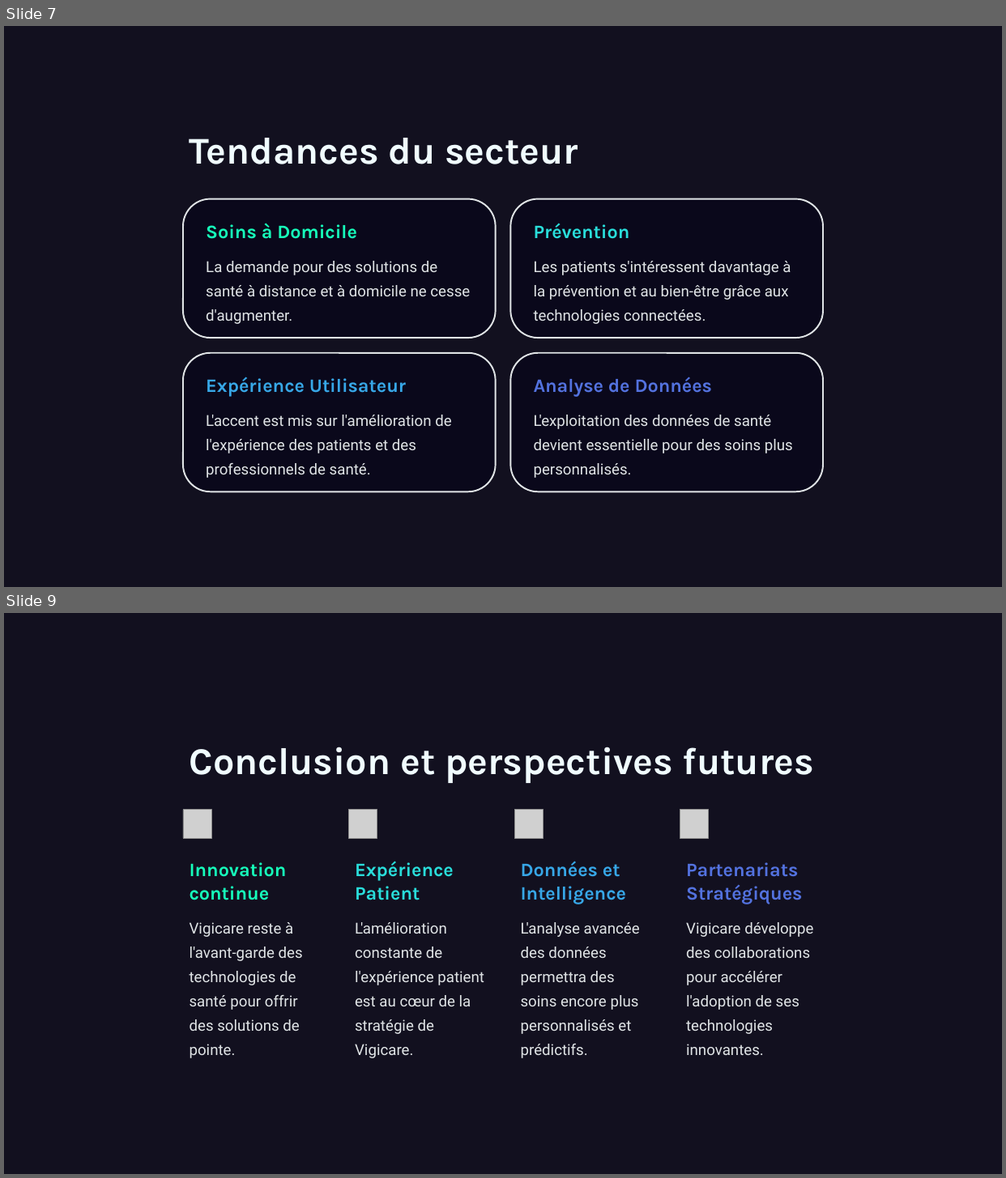
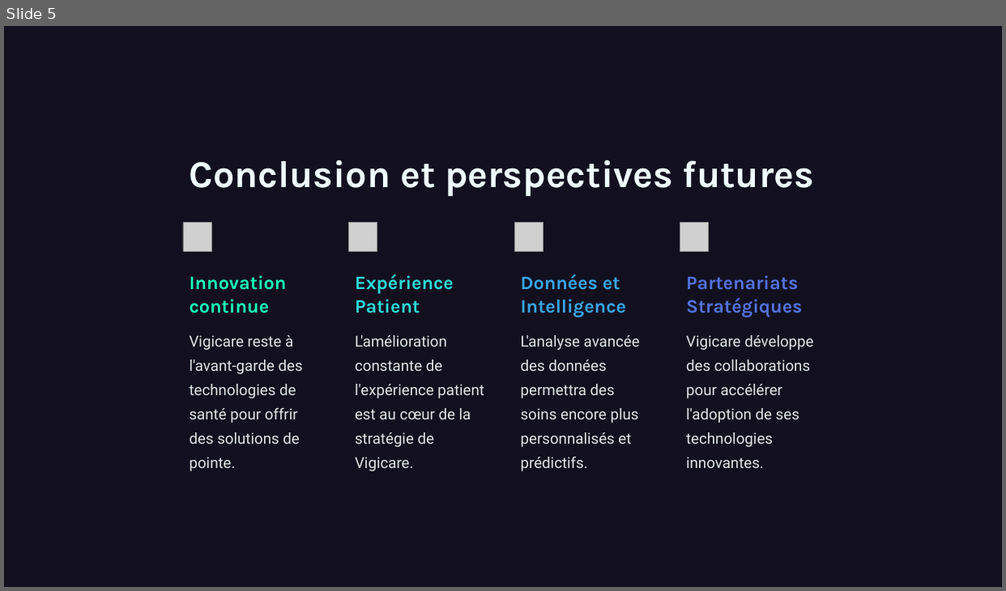
Before and after one commit to youyou2004/portfolio, a slide deck: veille technologique epreuve BTS.pptx. Shown one above the other, each under a label of ours: slides 7 and 9 before the commit, slide 5 after it; the slides between them are not shown. The pictures are 1006x1178 and 1006x591 pixels, drawn with LibreOffice and Linux fonts; fonts in the diff are those of the drawing; grey boxes stand for pictures; background and template pictures are left out; a plain dark background stands for a picture behind light text. Boxes give left, top, right and bottom in pixels: in the first picture for what was removed or moved away, otherwise in the second. Text is boxed around its words. In the diff, an @@ line names an element or a change of style, - is before the commit and + after.

```diff
--- a/veille technologique epreuve BTS.pptx
+++ b/veille technologique epreuve BTS.pptx
@@ slide 7 removed at <box>4,26,1002,587</box>, background picture (left out) @@
@@ rectangle removed at <box>4,26,1002,587</box> @@
@@ text removed at <box>189,138,578,165</box> @@
-Tendances du secteur
@@ rounded rectangle removed at <box>183,199,496,338</box> @@
@@ rounded rectangle removed at <box>510,199,823,338</box> @@
@@ text removed at <box>206,223,357,239</box> @@
-Soins à Domicile
@@ text removed at <box>534,223,630,239</box> @@
-Prévention
@@ text removed at <box>206,261,470,324</box> @@
-La demande pour des solutions de santé à distance et à domicile ne cesse d'augmenter.
@@ text removed at <box>534,261,791,324</box> @@
-Les patients s'intéressent davantage à la prévention et au bien-être grâce aux technologies connectées.
@@ rounded rectangle removed at <box>183,352,496,492</box> @@
@@ rounded rectangle removed at <box>510,352,823,492</box> @@
@@ text removed at <box>206,377,406,397</box> @@
-Expérience Utilisateur
@@ text removed at <box>534,377,712,397</box> @@
-Analyse de Données
@@ text removed at <box>206,415,451,478</box> @@
-L'accent est mis sur l'amélioration de l'expérience des patients et des professionnels de santé.
@@ text removed at <box>534,415,793,478</box> @@
-L'exploitation des données de santé devient essentielle pour des soins plus personnalisés.
@@ what was slide 9 is now slide 5 @@
```
Also in this commit, not shown: 5 slides changed, 3 other slides removed.
